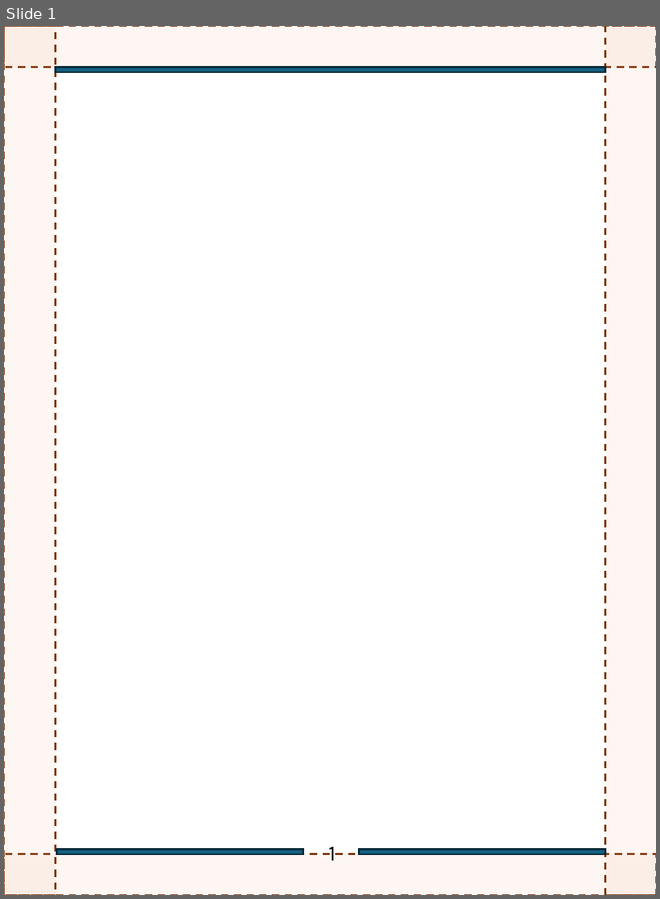
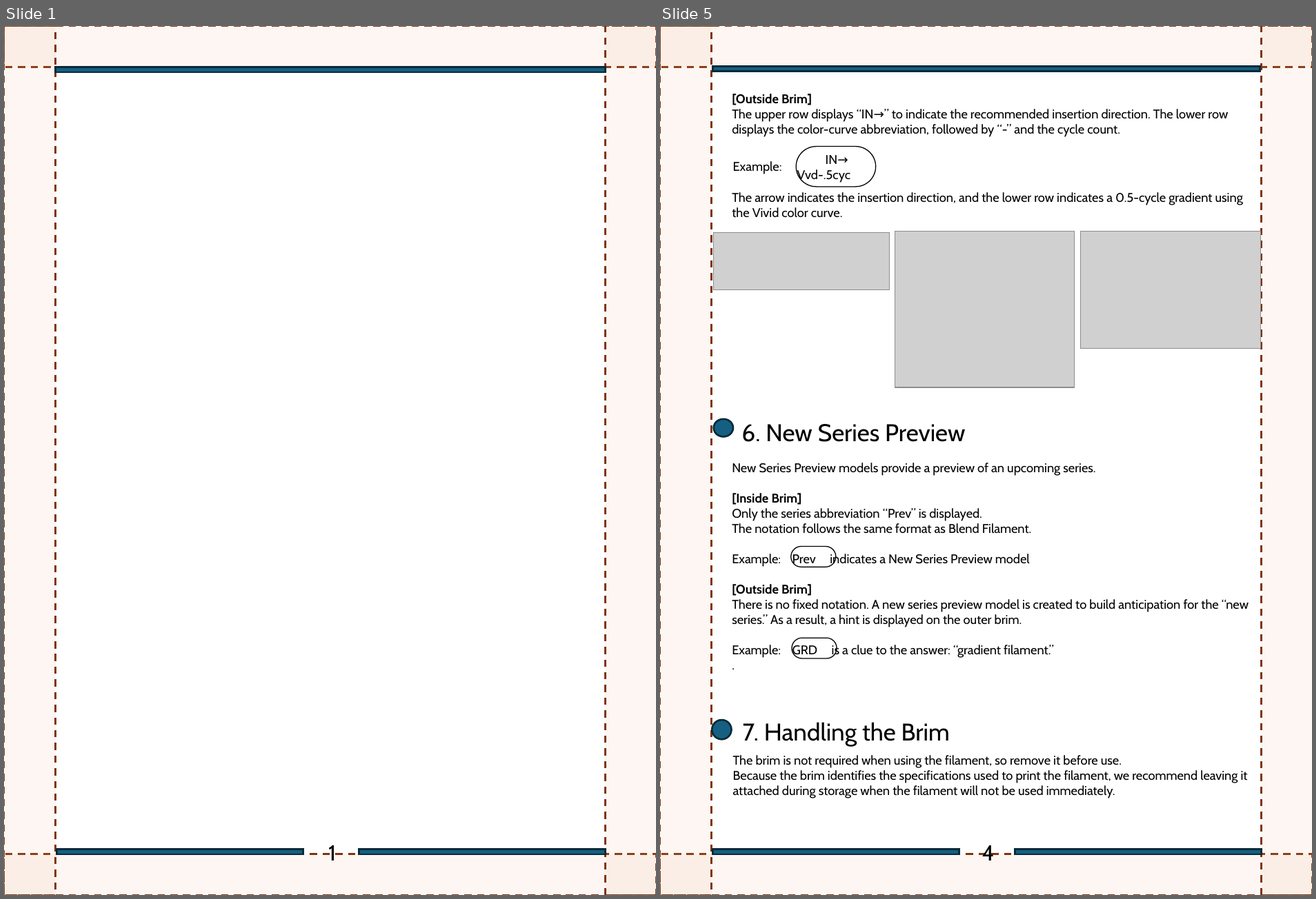
Before and after one commit to FlexChromaHQ/FlexChroma, a slide deck: Documents/Original/FlexChroam_Brim_Information_Guide-EN.pptx. Shown side by side, each under a label of ours: slide 1 before the commit, slides 1 and 5 after it; the slides between them are not shown. The pictures are 660x899 and 1316x899 pixels, drawn with LibreOffice and Linux fonts; fonts in the diff are those of the drawing; grey boxes stand for pictures. Boxes give left, top, right and bottom in pixels: in the first picture for what was removed or moved away, otherwise in the second. Text is boxed around its words. In the diff, an @@ line names an element or a change of style, - is before the commit and + after.

```diff
--- a/Documents/Original/FlexChroam_Brim_Information_Guide-EN.pptx
+++ b/Documents/Original/FlexChroam_Brim_Information_Guide-EN.pptx
@@ slide 5 added at [660,26,1312,895], background #FFFFFF @@
@@ rectangle added at [661,26,1312,895], fill #FFFFFF @@
@@ group added at [660,26,1312,895]: 4 rectangles @@
@@ rectangle added at [713,66,1261,72], fill #156082, outline #092A39 1.5 pt @@
@@ text added at [732,94,1243,218], 10.5 pt, text #000000 @@
+[Outside Brim]
+The upper row displays “IN→” to indicate the recommended insertion direction. The lower row displays the color-curve abbreviation, followed by “-” and the cycle count.
+IN→
+Vvd-.5cyc
+The arrow indicates the insertion direction, and the lower row indicates a 0.5-cycle gradient using the Vivid color curve.
@@ rounded rectangle added at [797,147,877,187], outline #000000 0.75 pt @@
@@ text added at [733,161,782,174], 10.5 pt, text #000000 @@
+Example:
@@ picture added at [895,231,1075,388] @@
@@ picture added at [1081,231,1261,348] @@
@@ picture added at [713,233,890,290] @@
@@ ellipse added at [714,419,733,437], fill #156082, outline #092A39 1.5 pt @@
@@ text added at [741,424,965,442], 20 pt, text #000000 @@
+6. New Series Preview
@@ text added at [732,463,1249,658], 10.5 pt, text #000000 @@
+New Series Preview models provide a preview of an upcoming series.
+[Inside Brim]
+Only the series abbreviation “Prev” is displayed.
+The notation follows the same format as Blend Filament.
+Example: Prev indicates a New Series Preview model
+[Outside Brim]
+There is no fixed notation. A new series preview model is created to build anticipation for the “new series.” As a result, a hint is displayed on the outer brim.
+Example: GRD is a clue to the answer: “gradient filament.”
+.
@@ rounded rectangle added at [791,547,837,568], outline #000000 0.75 pt @@
@@ rounded rectangle added at [792,638,837,659], outline #000000 0.75 pt @@
@@ ellipse added at [712,719,731,739], fill #156082, outline #092A39 1.5 pt @@
@@ text added at [743,722,950,746], 20 pt, text #000000 @@
+7. Handling the Brim
@@ text added at [733,755,1248,799], 10.5 pt, text #000000 @@
+The brim is not required when using the filament, so remove it before use.
+Because the brim identifies the specifications used to print the filament, we recommend leaving it attached during storage when the filament will not be used immediately.
@@ rectangle added at [713,849,959,855], fill #156082, outline #092A39 1.5 pt @@
@@ text added at [982,846,995,861], 18 pt, text #000000 @@
+4
@@ rectangle added at [1015,849,1261,855], fill #156082, outline #092A39 1.5 pt @@
@@ slide 1 changed as well @@
@@ text "1" at [328,846,336,861]: font Karla to Cabin @@
```
Also in this commit, not shown: 4 other slides changed, 5 other slides added, 2 slides removed, 2 other files.
